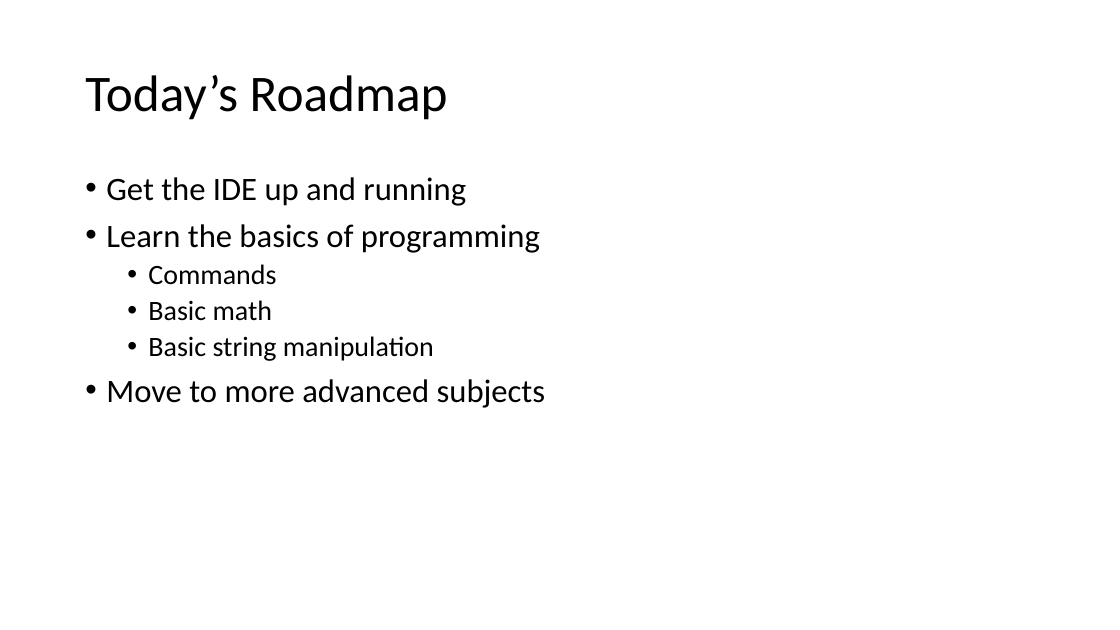
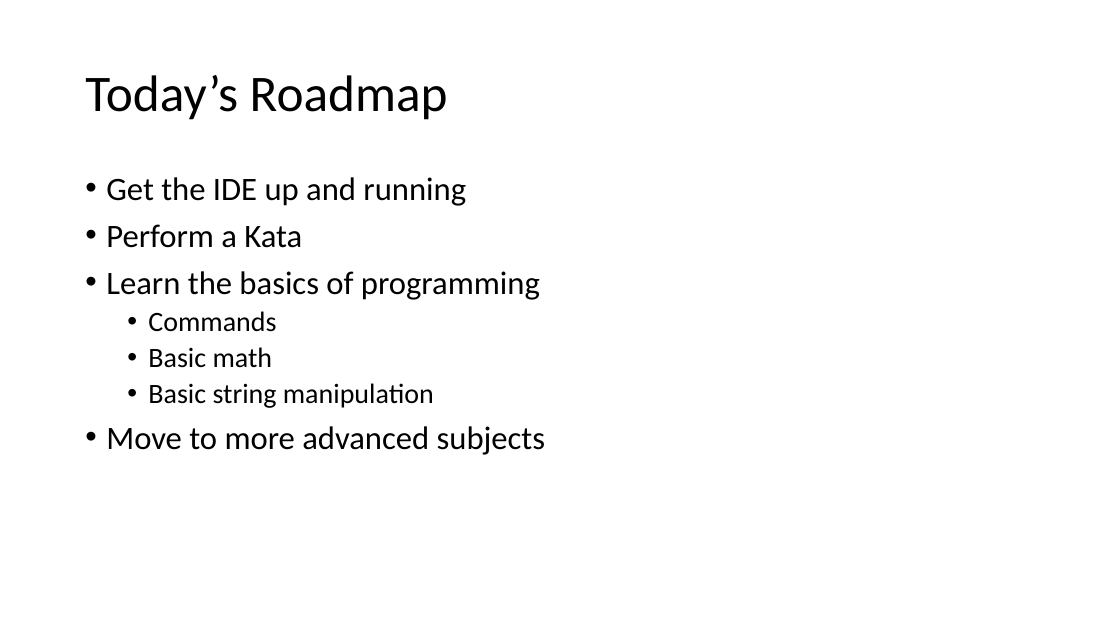
Before and after one commit to uugengiven/academypgh, a slide deck: slide 6 of Code/Slides/Academy PGH 1.1.pptx (slide 4 before the commit). Drawn at 1120x630 pixels with LibreOffice and Linux fonts; fonts in the diff are those of the drawing. Boxes give left, top, right and bottom in pixels: in the first picture for what was removed or moved away, otherwise in the second. Text is boxed around its words. In the diff, an @@ line names an element or a change of style, - is before the commit and + after.

```diff
--- a/Code/Slides/Academy PGH 1.1.pptx
+++ b/Code/Slides/Academy PGH 1.1.pptx
@@ text at <box>106,224,302,248</box>: paragraph added @@
+• Perform a Kata
```
Also in this commit, not shown: 2 other slides changed, 7 slides added.
